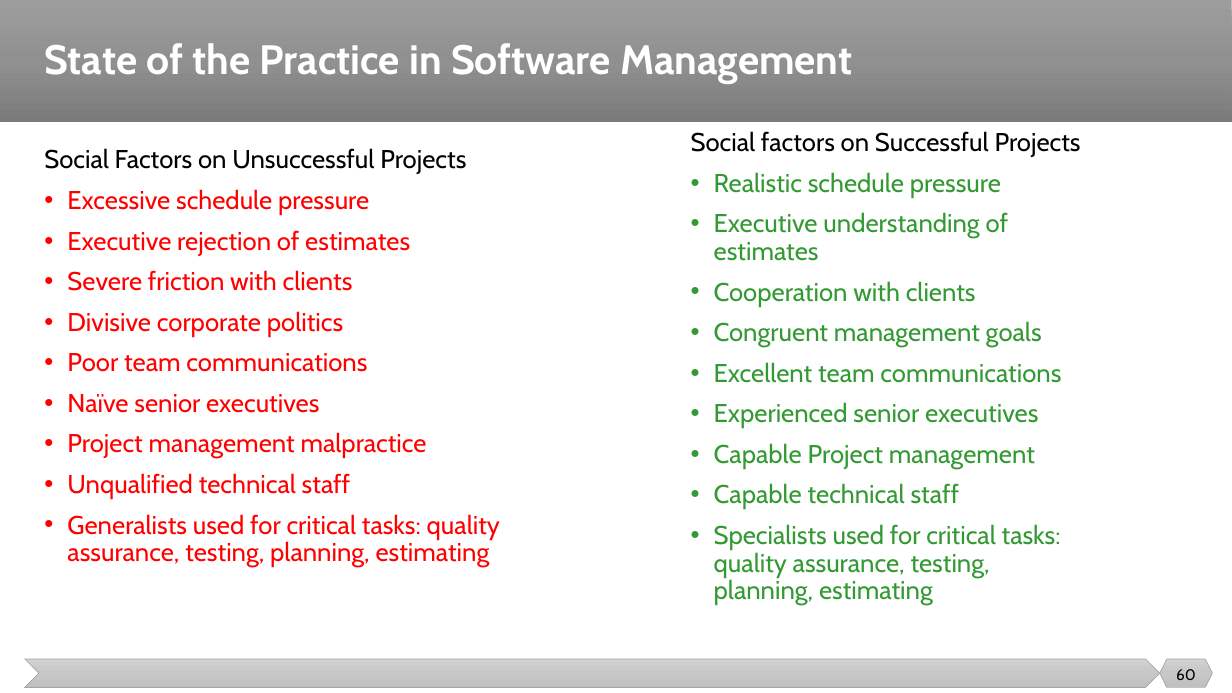
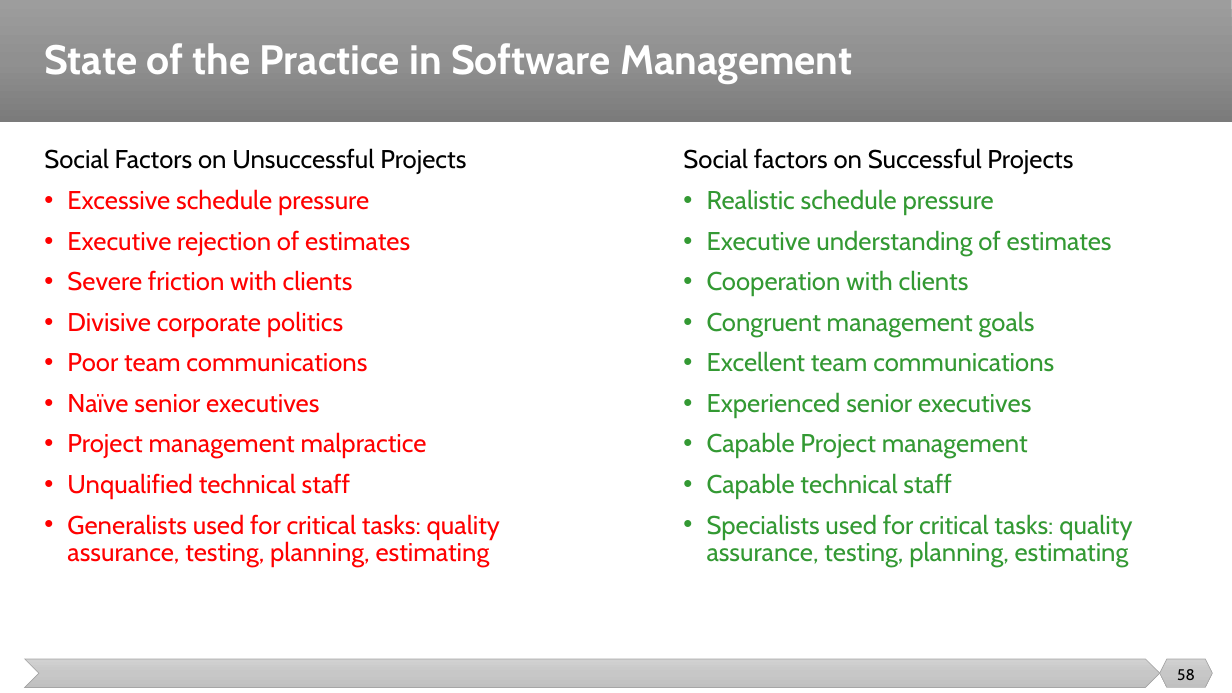
Before and after one commit to malenezi/malenezi, a slide deck: slide 58 of SE423/Lectures/7-Quality/Quality.pptx (slide 60 before the commit). Drawn at 1232x693 pixels with LibreOffice and Linux fonts; fonts in the diff are those of the drawing. Boxes give left, top, right and bottom in pixels: in the first picture for what was removed or moved away, otherwise in the second. Text is boxed around its words. In the diff, an @@ line names an element or a change of style, - is before the commit and + after.

```diff
--- a/SE423/Lectures/7-Quality/Quality.pptx
+++ b/SE423/Lectures/7-Quality/Quality.pptx
@@ text "Social factors on Successful Projects" rewrapped from [691,131,1081,605] to [683,148,1132,567] @@
@@ page number at [1177,669,1195,680]: text changed @@
-60
+58
```
Also in this commit, not shown: 10 other slides changed, 2 slides removed.
